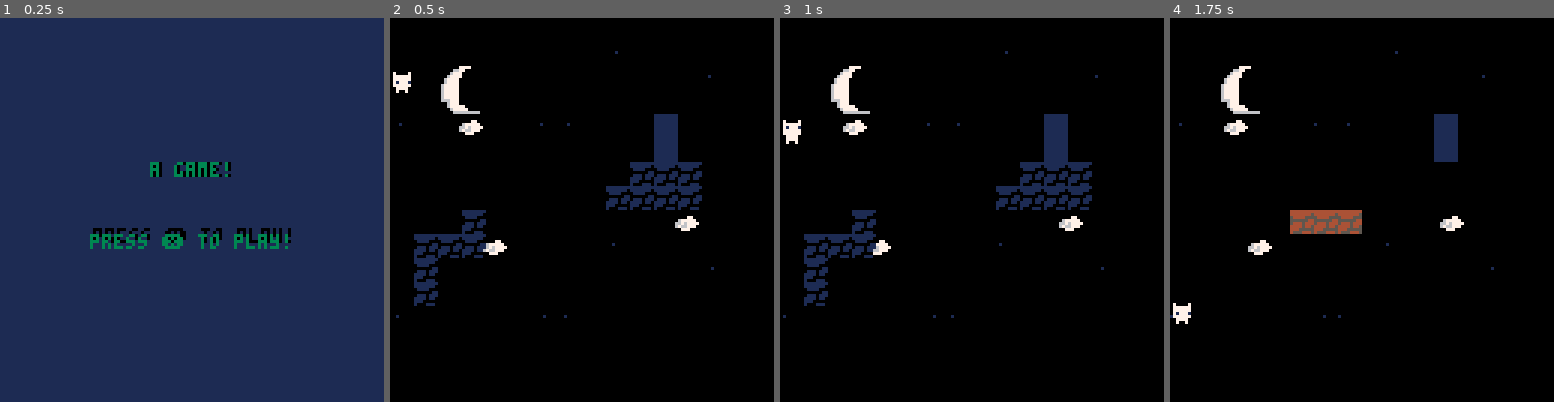
Above: before the commit, frames 1-4 (left to right).
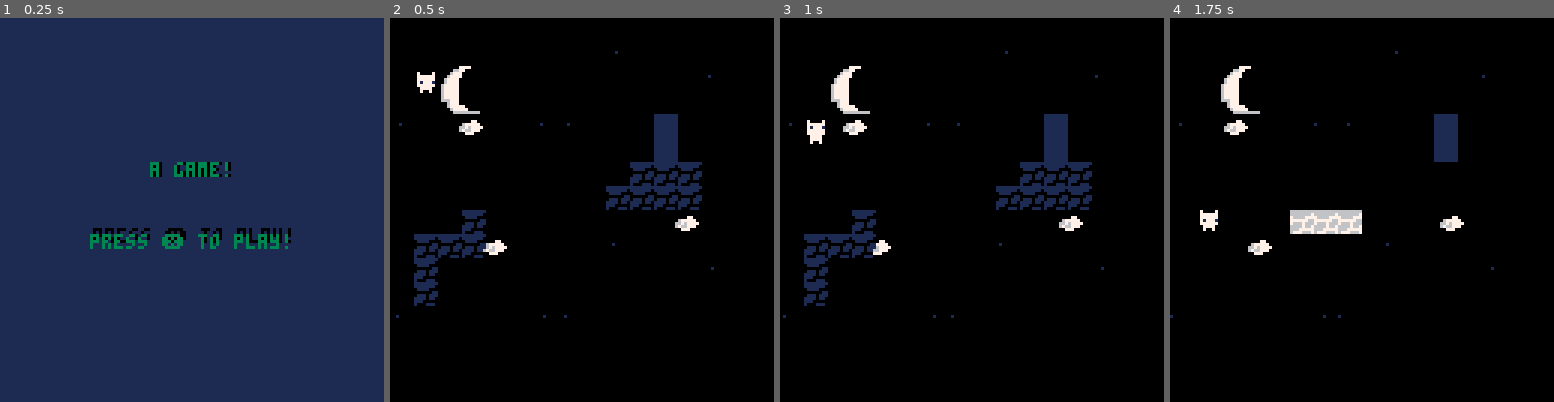
Above: after the commit, the same moments.

Repository: aadhyap/GBJam14
Game: PICO-8 cartridge platformer-game.p8
Two runs of this game, one before a commit and one after it. Both use one fixed random seed, a clock stepped at 60 frames per second and the inputs below.
Inputs:
- Up to frame 1 (0.25 s): no input
- Up to frame 2 (0.5 s): tap X (X key) at 0.33 s
- Up to frame 3 (1 s): tap O (Z key) at 0.7 s
- Up to frame 4 (1.75 s): tap X (X key) at 1.07 s; hold Right from 1.6 s (still down); tap O (Z key) at 1.7 s

Frame 1 is identical in both runs. In frame 2, 0.4% of the frame differs, in the area x 0-12%, y 14-20%; in frame 3, 0.4%; in frame 4, 1.6%, in the area x 0-50%, y 50-80%.

Commit message:
made some music and added it to the game

Diff:
--- a/platformer-game.p8
+++ b/platformer-game.p8
@@ -56,6 +56,7 @@
 
 function game_init()
 --location of levels on map
+	music(8)
 	levels = {
 	{0,17,"x1"},
 	{18,17,"x2"}
@@ -70,7 +71,7 @@
 
 --level number
 	levelnum = 1
-	init_player(0,17)
+	init_player(8,17)
 	map_x = 0
 	map_y = 17
 
@@ -505,14 +506,14 @@
 00000000111101101111111100000000000000000000000000000000000000000000000000000000000000000000000000000000000000000000000000000000
 00000000111000001111111100000000000000000000000000000000000000000000000000000000000000000000000000000000000000000000000000000000
 00000000100011101111111100000000000000000000000000000000000000000000000000000000000000000000000000000000000000000000000000000000
-00000000444444440000000000000000000000000000000000000000000000000000000000000000000000000000000000000000000000000000000000000000
-00000000444444450000000000000000000000000000000000000000000000000000000000000000000000000000000000000000000000000000000000000000
-00000000544445550000770000000000000000000000000000000000000000000000000000000000000000000000000000000000000000000000000000000000
-00000000555555440677777000010000000000000000000000000000000000000000000000000000000000000000000000000000000000000000000000000000
-00000000544454446676777700000000000000000000000000000000000000000000000000000000000000000000000000000000000000000000000000000000
-00000000444454456766777000000000000000000000000000000000000000000000000000000000000000000000000000000000000000000000000000000000
-00000000444555550077700000000000000000000000000000000000000000000000000000000000000000000000000000000000000000000000000000000000
-00000000455544450000000000000000000000000000000000000000000000000000000000000000000000000000000000000000000000000000000000000000
+00000000666666660000000000000000000000000000000000000000000000000000000000000000000000000000000000000000000000000000000000000000
+00000000666666670000000000000000000000000000000000000000000000000000000000000000000000000000000000000000000000000000000000000000
+00000000766667770000770000000000000000000000000000000000000000000000000000000000000000000000000000000000000000000000000000000000
+00000000777777660677777000010000000000000000000000000000000000000000000000000000000000000000000000000000000000000000000000000000
+00000000766676666676777700000000000000000000000000000000000000000000000000000000000000000000000000000000000000000000000000000000
+00000000666676676766777000000000000000000000000000000000000000000000000000000000000000000000000000000000000000000000000000000000
+00000000666777770077700000000000000000000000000000000000000000000000000000000000000000000000000000000000000000000000000000000000
+00000000677766670000000000000000000000000000000000000000000000000000000000000000000000000000000000000000000000000000000000000000
 00000000000000000000000000000000000000000000000000000000000000000000000000000000000000000000000000000000000000000000000000000000
 00000000000000000000600000000000000000000000000000000000000000000000000000000000000000000000000000000000000000000000000000000000
 00000000000000000006760000007700000000000000000000000000000000000000000000000000000000000000000000000000000000000000000000000000
Not shown, changed: the music (__music__) section of platformer-game.p8
Not shown, changed: the sound effects (__sfx__) section of platformer-game.p8
